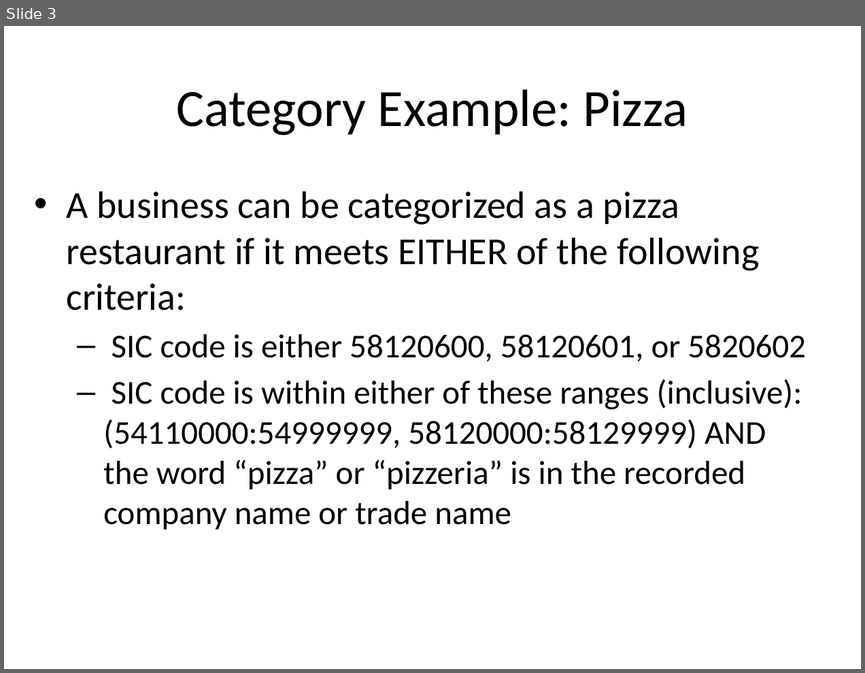
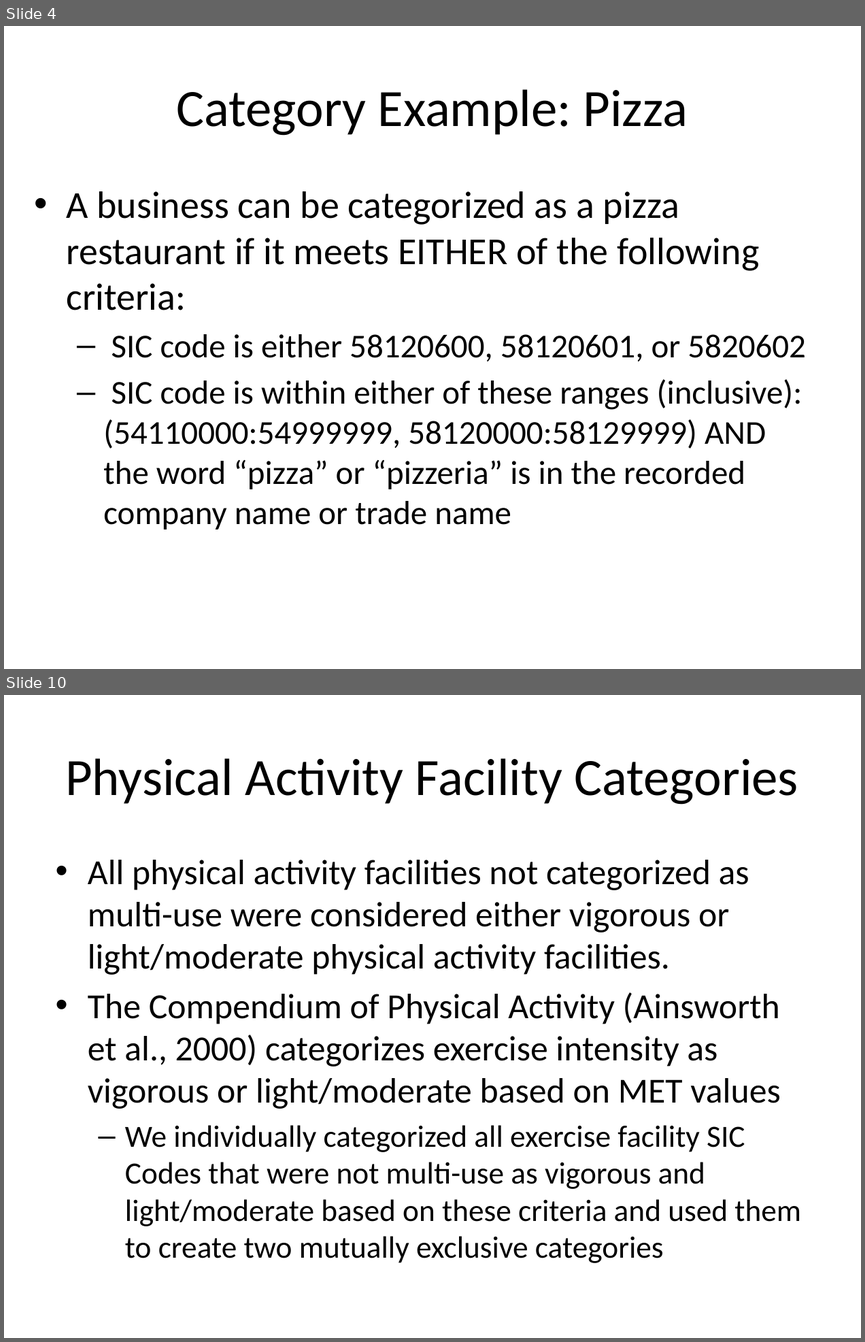
Before and after one commit to RECVD/nets_wrangle, a slide deck: How to Create Your Own NETS Classification Category.pptx. Shown one above the other, each under a label of ours: slide 3 before the commit, slides 4 and 10 after it; the slides between them are not shown. The pictures are 865x673 and 865x1342 pixels, drawn with LibreOffice and Linux fonts; fonts in the diff are those of the drawing. Boxes give left, top, right and bottom in pixels: in the first picture for what was removed or moved away, otherwise in the second. Text is boxed around its words. In the diff, an @@ line names an element or a change of style, - is before the commit and + after.

```diff
--- a/How to Create Your Own NETS Classification Category.pptx
+++ b/How to Create Your Own NETS Classification Category.pptx
@@ slide 10 added at (4,695,861,1338), background #FFFFFF @@
@@ title added at (65,758,798,804), 44 pt, text #000000 @@
+Physical Activity Facility Categories
@@ text added at (88,860,801,1263), 29.6 pt, text #000000 @@
+• All physical activity facilities not categorized as multi-use were considered either vigorous or light/moderate physical activity facilities.
+• The Compendium of Physical Activity (Ainsworth et al., 2000) categorizes exercise intensity as vigorous or light/moderate based on MET values
+  – We individually categorized all exercise facility SIC Codes that were not multi-use as vigorous and light/moderate based on these criteria and used them to create two mutually exclusive categories
@@ what was slide 3 is now slide 4 @@
```
Also in this commit, not shown: 7 slides changed, 3 other slides added, 5 slides removed.
